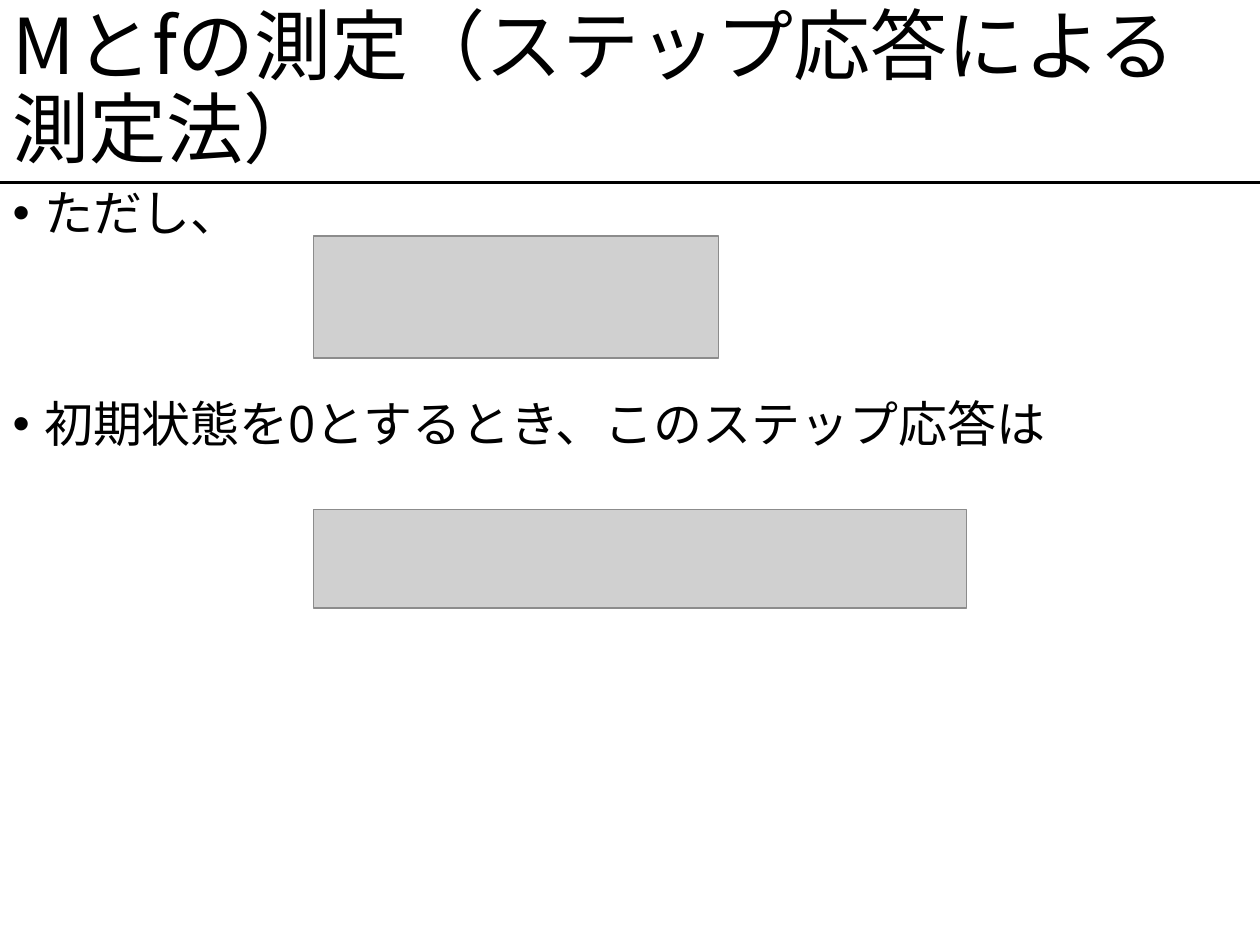
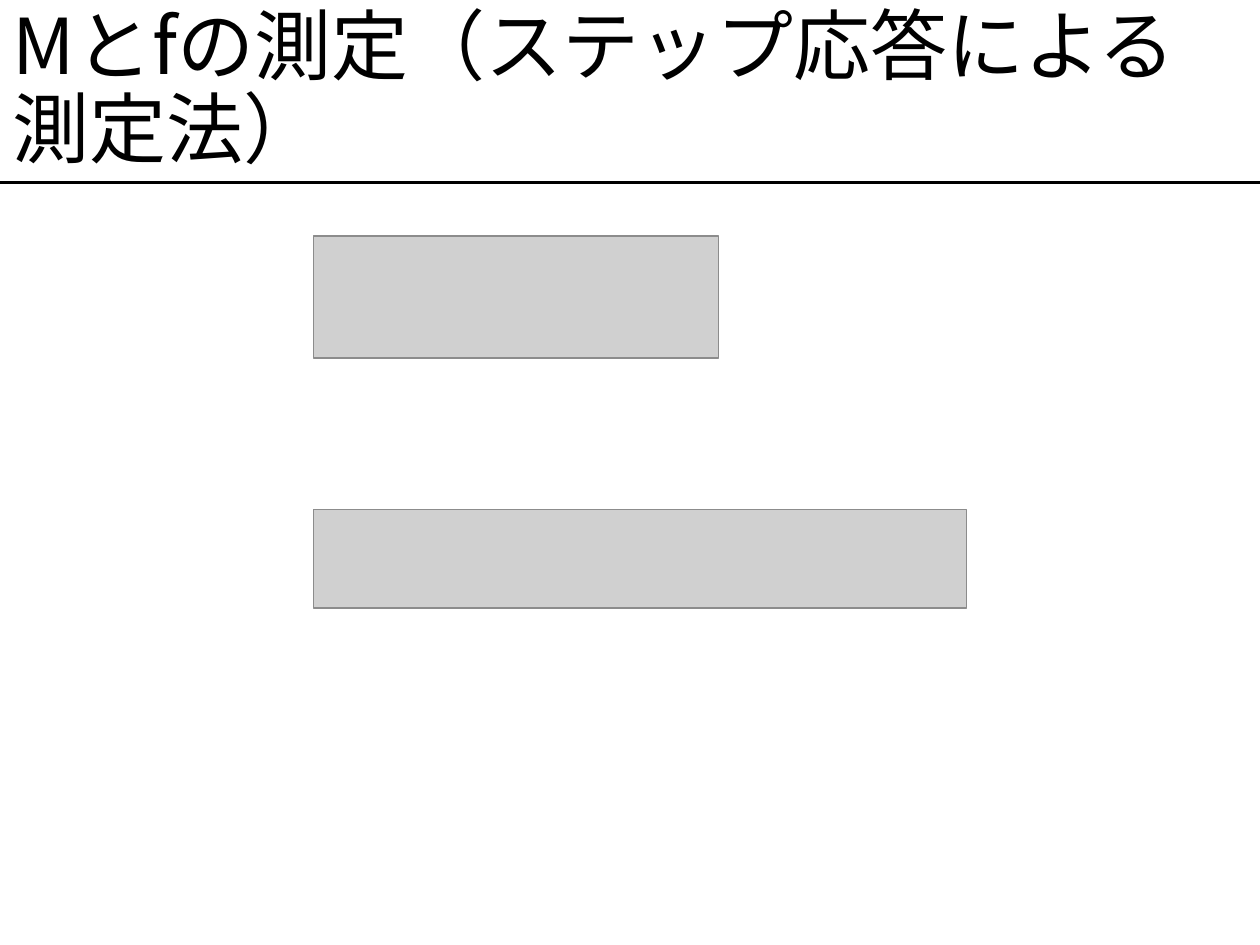
Before and after one commit to rywyr/PTEX, a slide deck: slide 11 of PTEX/gazo/pendulum_prezen.pptx (slide 10 before the commit). Drawn at 1260x945 pixels with LibreOffice and Linux fonts; fonts in the diff are those of the drawing; grey boxes stand for pictures. Boxes give left, top, right and bottom in pixels: in the first picture for what was removed or moved away, otherwise in the second. Text is boxed around its words. In the diff, an @@ line names an element or a change of style, - is before the commit and + after.

```diff
--- a/PTEX/gazo/pendulum_prezen.pptx
+++ b/PTEX/gazo/pendulum_prezen.pptx
@@ text removed at <box>44,181,1045,446</box> @@
-• ただし、
-• 初期状態を0とするとき、このステップ応答は
```
Also in this commit, not shown: 19 other slides changed, 8 slides added, 2 other files.
